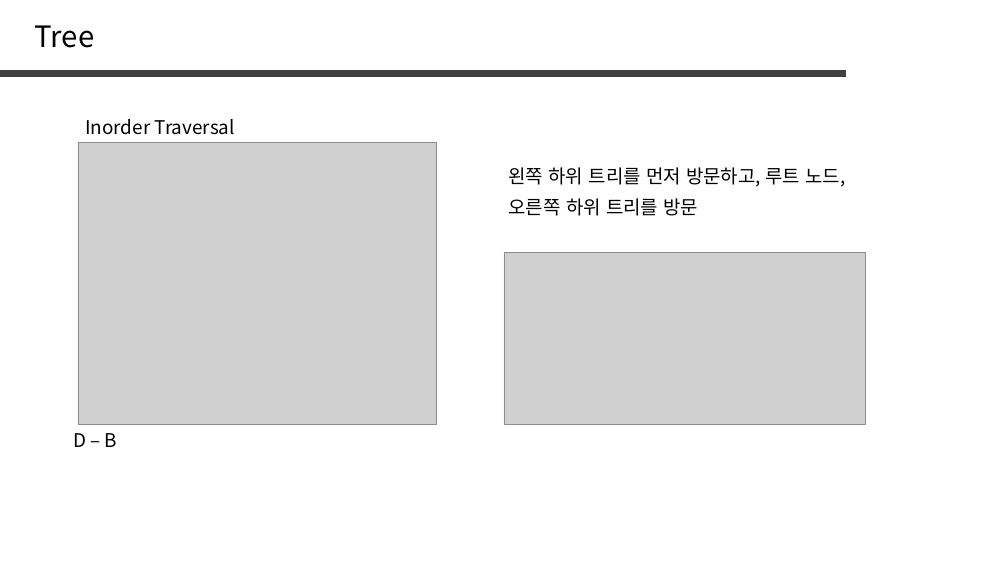
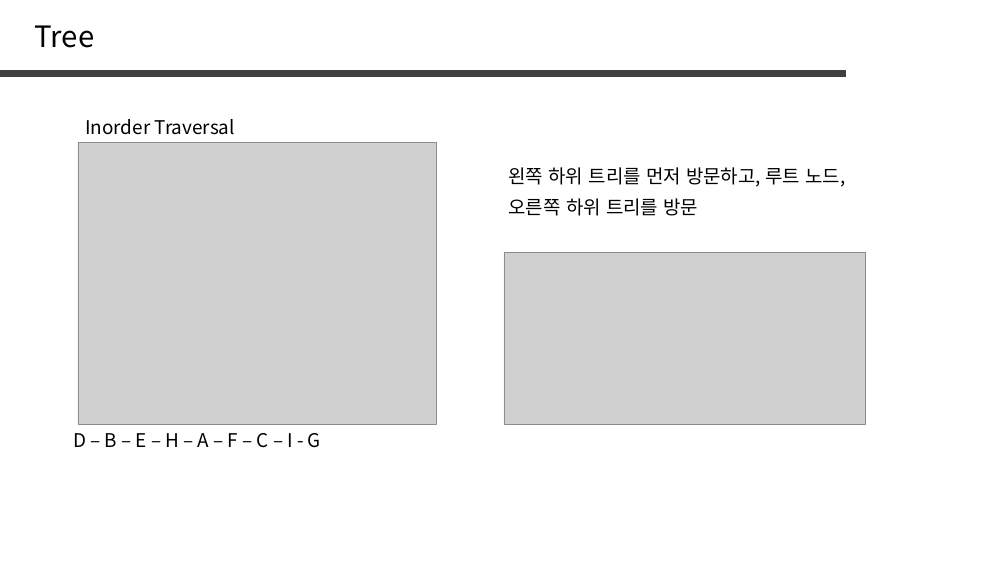
Before and after one commit to jaehoo1/PS-study, a slide deck: slide 6 of study/8_Tree, Graph.pptx (slide 7 before the commit). Drawn at 1008x567 pixels with LibreOffice and Linux fonts; fonts in the diff are those of the drawing; grey boxes stand for pictures. Boxes give left, top, right and bottom in pixels: in the first picture for what was removed or moved away, otherwise in the second. Text is boxed around its words. In the diff, an @@ line names an element or a change of style, - is before the commit and + after.

```diff
--- a/study/8_Tree, Graph.pptx
+++ b/study/8_Tree, Graph.pptx
@@ text at bbox=[73, 433, 321, 448]: text changed @@
-D – B
+D – B – E – H – A – F – C – I - G
```
Also in this commit, not shown: 6 other slides changed, 14 slides added, 24 slides removed.
